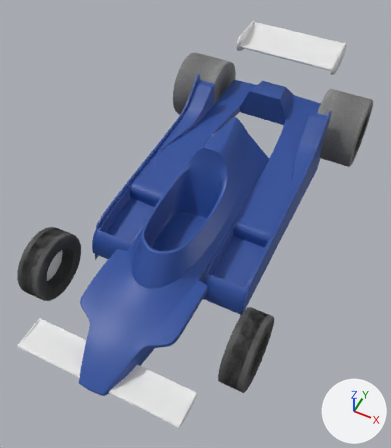
What one commit did to the Blender file ligier/ligier js 11.blend.
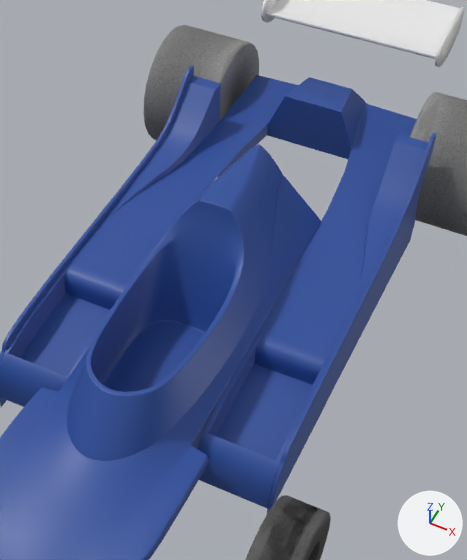
There are two pictures of each version: one whole from a camera (50 mm lens) standing at (1.99, -3.14, 5.35) and looking at (-0.05, 0.94, 0.25), one close up on the part from 24% to 89% of the width and 9% to 76% of the height. Lighting does not change. The marker at lower right points along +X, +Y and +Z.

The scene before the commit, as lines of its bpy script (objects in view):
```python
me_plane_002 = bpy.data.meshes.new('Plane.002')
me_plane_002.from_pydata(...)  # 167 vertices, 119 faces; spans x 0.0..0.97, y -0.74..2.85, z -1.26..-0.36
me_plane_002.polygons.foreach_set('use_smooth', [True] * 119)
me_plane_002.materials.append(mat_material_001)  # blue #2c509e
me_plane_003 = bpy.data.meshes.new('Plane.003')
me_plane_003.from_pydata(...)  # 114 vertices, 110 faces; spans x 0.95..0.99, y -0.74..2.13, z -1.13..-0.27
me_plane_003.polygons.foreach_set('use_smooth', [True] * 110)
me_plane_003.materials.append(mat_material_001)  # blue #2c509e
me_plane_004 = bpy.data.meshes.new('Plane.004')
me_plane_004.from_pydata(...)  # 42 vertices, 37 faces; spans x -0.706..0.715, y -0.283..0.3, z -0.054..0.118
me_plane_004.polygons.foreach_set('use_smooth', [True] * 37)
ob_body_side = bpy.data.objects.new('body.side', me_plane_002)
ob_body_side.location = (0.0, 0.749, 1.318)
_m = ob_body_side.modifiers.new('Mirror', 'MIRROR')
_m.use_clip = True
_m = ob_body_side.modifiers.new('Bevel', 'BEVEL')
_m.width = 0.003
_m.width_pct = 0.003
_m.angle_limit = 0.785
_m.use_clamp_overlap = False
_m.offset_type = 'WIDTH'
_m = ob_body_side.modifiers.new('WeightedNormal', 'WEIGHTED_NORMAL')
ob_body_side_panel = bpy.data.objects.new('body.side.panel', me_plane_003)
ob_body_side_panel.location = (0.0, 0.749, 1.309)
_m = ob_body_side_panel.modifiers.new('Subdivision', 'SUBSURF')
_m.levels = 2
_m = ob_body_side_panel.modifiers.new('Mirror', 'MIRROR')
_m.use_clip = True
_m = ob_body_side_panel.modifiers.new('Bevel', 'BEVEL')
_m.width = 0.005
_m.width_pct = 0.005
_m.segments = 2
_m.angle_limit = 1.396
_m.use_clamp_overlap = False
_m.harden_normals = True
ob_plane_004 = bpy.data.objects.new('Plane.004', me_plane_004)
ob_plane_004.location = (0.0, 3.977, 1.106)
# also in view: 'Cylinder.001' at (1.07, 3.31, 0.49); 'Cylinder.004' at (-1.07, 3.31, 0.49); 'body.cockpit' at (0.0, 0.8, 0.83); 'body.main' at (0.0, 0.3, 0.56); 'Cylinder' at (1.23, -0.45, 0.36)
```
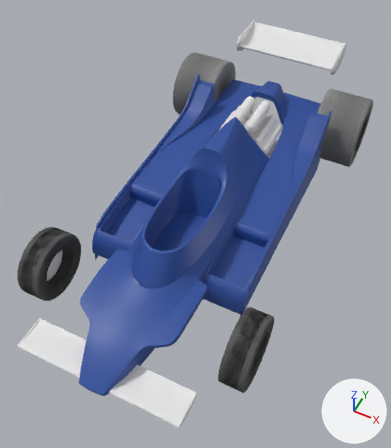
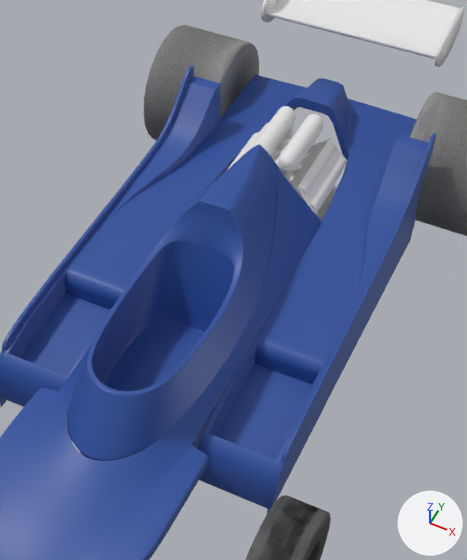
The change, as a diff of the scene's bpy script:
```diff
--- a/ligier/ligier js 11.blend.py
+++ b/ligier/ligier js 11.blend.py
@@ me_plane_002 @@
-me_plane_002.from_pydata(...)  # 167 vertices, 119 faces; spans x 0.0..0.97, y -0.74..2.85, z -1.26..-0.36
+me_plane_002.from_pydata(...)  # 226 vertices, 168 faces; spans x 0.0..0.97, y -0.74..2.85, z -1.26..-0.36
+# me_plane_002 part 1: 5 vertices moved from x 0.0..0.41, y 1.97..2.62, z -0.72..-0.44 to x 0.0..0.45, y 1.97..2.84, z -0.71..-0.69; 18 vertices removed from x 0.0..0.44, y 1.5..2.85, z -0.8..-0.4; 47 vertices added at x 0.0..0.96, y 1.96..2.85, z -0.8..-0.38
 me_plane_002.materials.append(mat_material_001)
@@ ob_circle @@
+ob_circle = bpy.data.objects.new('Circle', me_circle)  # 48 vertices, 32 faces; spans x -1.07..1.0, y -1.0..1.0, z -1.79..0.0; modifiers ARRAY, MIRROR
+ob_circle.location = (0.11, 2.696, 0.916)
+ob_circle.scale = (0.0682, 0.0682, 0.0682)
@@ ob_plane_008 @@
+ob_plane_008 = bpy.data.objects.new('Plane.008', me_plane_028)  # 47 vertices, 36 faces; spans x -0.19..0.52, y -1.38..0.76, z -0.52..0.01; modifiers BEVEL, WEIGHTED_NORMAL, MIRROR
+ob_plane_008.location = (0.31, 2.459, 0.723)
+ob_plane_008.rotation_euler = (0.0, 0.931, 0.0)  # degrees (0, 53, 0)
+ob_plane_008.scale = (0.921, 0.921, 0.921)
@@ ob_sphere @@
+ob_sphere = bpy.data.objects.new('Sphere', me_sphere)  # 210 vertices, 193 faces; spans x -0.067..0.067, y -0.575..0.067, z 0.0..0.067; modifiers MIRROR, BEVEL, WEIGHTED_NORMAL
+ob_sphere.location = (0.11, 2.716, 0.952)
@@ ob_plane_007 @@
+ob_plane_007 = bpy.data.objects.new('Plane.007', me_plane_026)  # 49 vertices, 29 faces; spans x -0.075..0.075, y -0.328..0.328, z -0.027..0.0; modifiers MIRROR
+ob_plane_007.location = (0.11, 2.463, 0.949)
@@ ob_plane_003 @@
+ob_plane_003 = bpy.data.objects.new('Plane.003', me_plane_025)  # 29 vertices, 19 faces; spans x 0.0..0.139, y -0.356..0.0, z -0.02..0.021; modifiers MIRROR, BEVEL, WEIGHTED_NORMAL, MIRROR
+ob_plane_003.location = (0.31, 2.459, 0.723)
+ob_plane_003.rotation_euler = (0.0, 0.931, 0.0)  # degrees (0, 53, 0)
+ob_plane_003.scale = (0.921, 0.921, 0.921)
```

Changed parts and their boxes (x1, y1, x2, y2) in the close-ups (467 x 560 px):
'Plane.003', added
    after: (227, 123, 346, 214)
'Sphere', added
    after: (249, 106, 323, 168)
'Plane.008', added
    after: (275, 139, 348, 221)
'Plane.007', added
    after: (268, 115, 324, 172)
'Circle', added
    after: (270, 125, 316, 181)
part 1 of me_plane_002, built on
    before: (140, 75, 417, 266)
    after: (140, 75, 417, 265)
